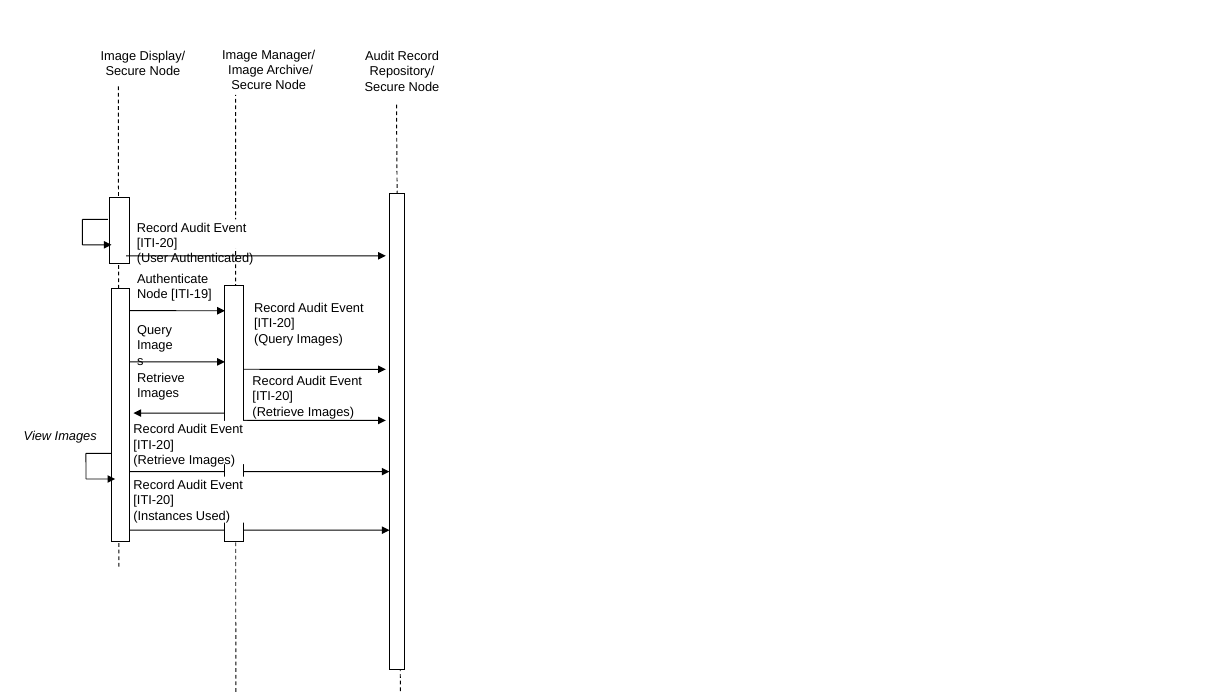
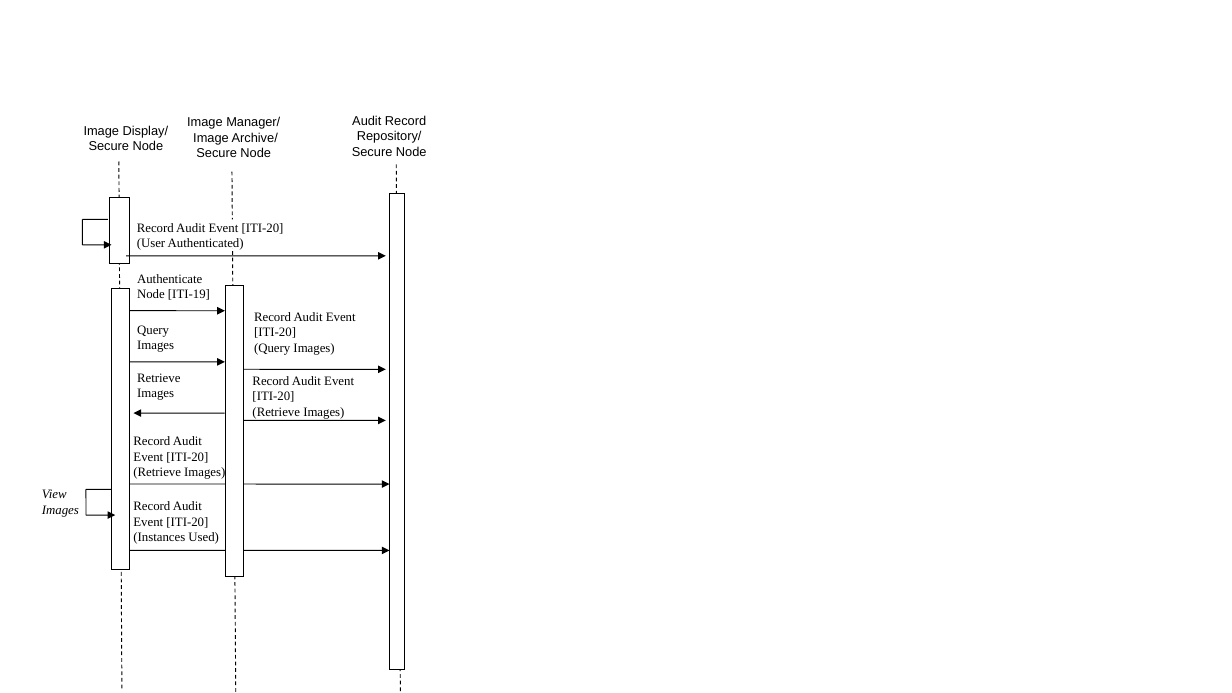
Before and after one commit to IHE/publications, a slide deck: slide 1 of ITI/TF/Volume1/media/Figure_9.4.2.1-1.pptx. Drawn at 1232x693 pixels with LibreOffice and Linux fonts; fonts in the diff are those of the drawing. Boxes give left, top, right and bottom in pixels: in the first picture for what was removed or moved away, otherwise in the second. Text is boxed around its words. In the diff, an @@ line names an element or a change of style, - is before the commit and + after.

```diff
--- a/ITI/TF/Volume1/media/Figure_9.4.2.1-1.pptx
+++ b/ITI/TF/Volume1/media/Figure_9.4.2.1-1.pptx
@@ text "Image Manager/" moved from (x1=222, y1=49, x2=315, y2=89) to (x1=187, y1=116, x2=280, y2=157) @@
@@ text "Audit Record Repository/" moved from (x1=365, y1=50, x2=440, y2=91) to (x1=352, y1=115, x2=427, y2=156) @@
@@ text "Image Display/" moved from (x1=101, y1=50, x2=185, y2=75) to (x1=84, y1=125, x2=168, y2=150) @@
@@ line moved from (119, 567) - (118, 86) to (122, 689) - (119, 159) @@
@@ line moved from (236, 693) - (236, 95) to (236, 693) - (232, 169) @@
@@ line moved from (400, 691) - (396, 103) to (400, 691) - (396, 162) @@
@@ rectangle "Record Audit Event [ITI-20]" resized from (x1=137, y1=222, x2=253, y2=265) to (x1=137, y1=219, x2=287, y2=249) @@
@@ rectangle resized from (x1=111, y1=288, x2=129, y2=541) to (x1=111, y1=288, x2=128, y2=568) @@
@@ rectangle resized from (x1=225, y1=286, x2=243, y2=542) to (x1=226, y1=286, x2=243, y2=578) @@
@@ font Arial to Times New Roman in 6 elements at (x1=252, y1=372, x2=366, y2=419), (x1=137, y1=219, x2=287, y2=249), (x1=137, y1=325, x2=174, y2=352), (x1=137, y1=373, x2=180, y2=400), (x1=137, y1=274, x2=210, y2=300), (x1=254, y1=309, x2=368, y2=364) @@
@@ rectangle "Record Audit Event [ITI-20]" resized from (x1=254, y1=302, x2=364, y2=346) to (x1=254, y1=309, x2=368, y2=364) @@
@@ text "Retrieve Images" moved from (x1=137, y1=370, x2=188, y2=399) to (x1=137, y1=373, x2=180, y2=400) @@
@@ text in rectangle at (x1=133, y1=436, x2=208, y2=463): text changed; font Arial to Times New Roman @@
-Record Audit Event [ITI-20]
+Record Audit
+Event [ITI-20]
@@ rectangle "Record Audit" moved from (x1=133, y1=421, x2=247, y2=464) to (x1=133, y1=433, x2=247, y2=477) @@
@@ text in rectangle at (x1=133, y1=467, x2=225, y2=479): font Arial to Times New Roman in "(Retrieve Images)" @@
@@ text at (x1=42, y1=489, x2=79, y2=517): text changed; font Arial to Times New Roman @@
-View Images
+View
+Images
@@ 2 lines, 1 arrow moved together from (x1=86, y1=454, x2=116, y2=479) to (x1=86, y1=490, x2=116, y2=515) @@
@@ arrow moved from (129, 471) - (390, 471) to (129, 484) - (390, 484) @@
@@ text in rectangle at (x1=133, y1=501, x2=208, y2=528): text changed; font Arial to Times New Roman @@
-Record Audit Event [ITI-20]
+Record Audit
+Event [ITI-20]
@@ rectangle "Record Audit" moved from (x1=133, y1=477, x2=247, y2=523) to (x1=133, y1=498, x2=247, y2=544) @@
@@ text in rectangle at (x1=133, y1=532, x2=219, y2=544): font Arial to Times New Roman in "(Instances Used)" @@
@@ arrow moved from (129, 531) - (390, 531) to (129, 551) - (390, 551) @@
```
Also in this commit, not shown: 5 other files.
